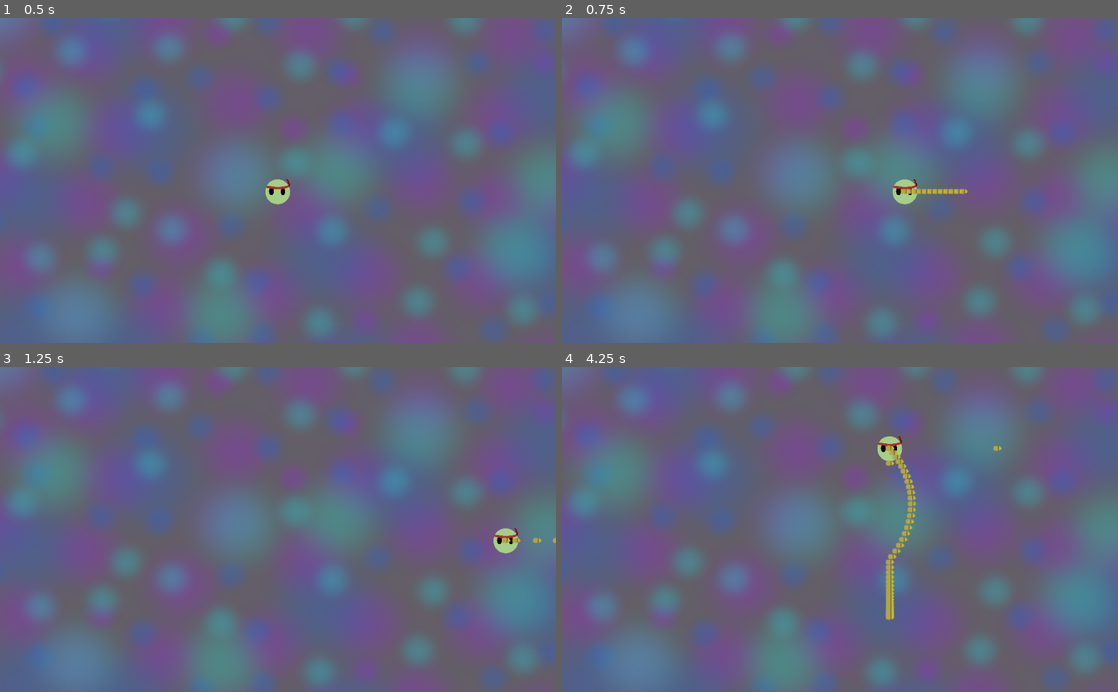
Above: before the commit, frames 1-4 (two rows, left to right).
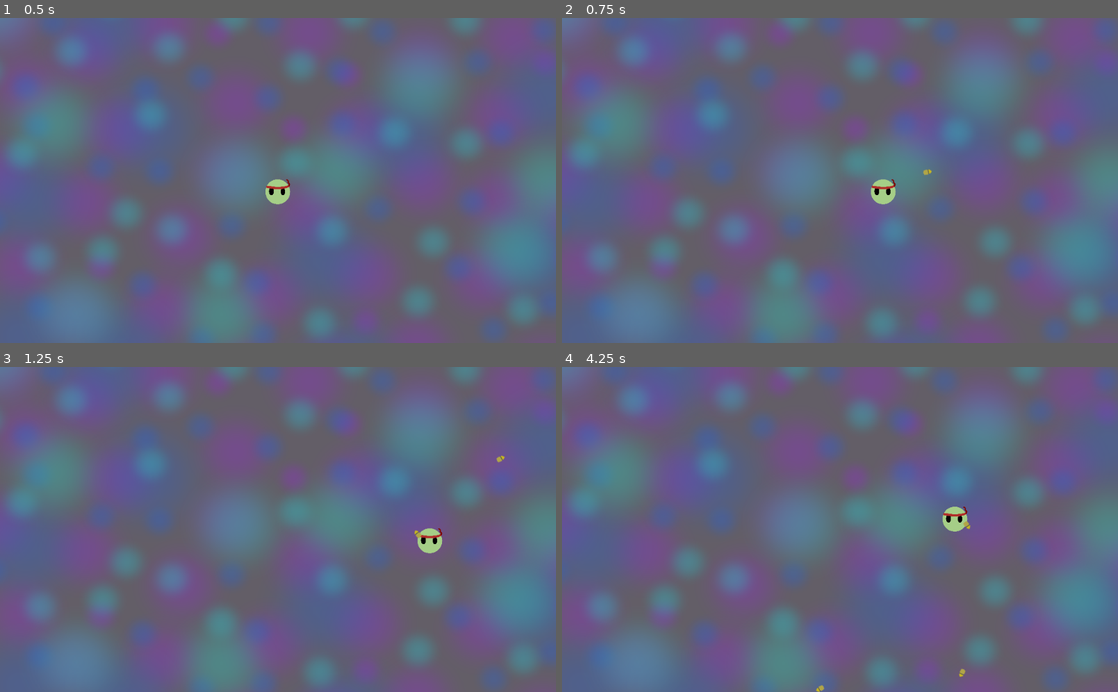
Above: after the commit, the same moments.

Repository: BobWizardLad/combo-gun
Game: Godot game, scene res://Root Scene.tscn
The game is run twice, just before and just after one commit, with the same random seed, the same clock (stepped at 60 frames per second) and the same inputs.
Inputs (mouse positions are in pixels of both pictures, inside the frame that each line leads up to):
- Up to frame 1 (0.5 s): no input
- Up to frame 2 (0.75 s): tap Enter at 0.5 s; move the mouse to (962, 164) at 0.52 s; press the mouse at (962, 164) at 0.53 s; hold D (move_right) from 0.53 s (still down)
- Up to frame 3 (1.25 s): keep holding D (move_right)
- Up to frame 4 (4.25 s): move the mouse to (728, 545) at 1.27 s; release D (move_right) at 1.28 s; release the mouse at (728, 545) at 1.28 s; hold S (move_down) 1.28-2.03 s; click (728, 545) at 1.35 s; move the mouse to (895, 458) at 2.02 s; press the mouse at (895, 458) at 2.03 s; hold D (move_right) 2.03-2.78 s; move the mouse to (812, 594) at 2.77 s; release the mouse at (812, 594) at 2.78 s; hold W (move_up) 2.78-3.53 s; click (812, 594) at 2.85 s; move the mouse to (1006, 578) at 3.52 s; press the mouse at (1006, 578) at 3.53 s; hold A (move_left) from 3.53 s (still down)

Frame 1 is identical in both runs. In frame 2, 0.7% of the frame differs, in the area x 55-73%, y 46-58%; in frame 3, 0.6%; in frame 4, 1.3%, in the area x 45-80%, y 21-100%.

Commit message:
Cleaned Bullet Play
Bullets work as intended. There is a cooldown on how fast bullets will move and bullets will point in the correct direction of fire. Bullets were a child of the player node, this is also fixed.

Diff:
--- a/Bullet.gd
+++ b/Bullet.gd
@@ -1,24 +1,14 @@
-extends KinematicBody2D
+extends "res://Entity.gd"
 
 # Character Variables
-var speed = 600
-var lifespan = 600
-var screen_size
-var velocity = Vector2()
+var lifespan = 100
 
 # Called when the node enters the scene tree for the first time.
-func _ready():
-	screen_size = get_viewport_rect().size
-
+#func _ready():
+#	pass
 
 # Called every frame. 'delta' is the elapsed time since the previous frame.
 func _process(delta):
 	if(lifespan <= 0):
 		queue_free()
-	velocity = velocity.normalized() * speed
-
-	position += velocity * delta
-	position.x = clamp(position.x, 0, screen_size.x)
-	position.y = clamp(position.y, 0, screen_size.y)
-
 	lifespan -= 1
--- a/Entity.gd
+++ b/Entity.gd
@@ -1,7 +1,7 @@
 extends KinematicBody2D
 
 # Character Variables
-var speed = 600
+var speed = 400
 var screen_size
 var velocity = Vector2()
 
@@ -15,5 +15,3 @@
 	velocity = velocity.normalized() * speed
 
 	position += velocity * delta
-	position.x = clamp(position.x, 0, screen_size.x)
-	position.y = clamp(position.y, 0, screen_size.y)
--- a/Player.gd
+++ b/Player.gd
@@ -2,6 +2,8 @@
 
 # Player Variables
 var gun = []
+var fire_rate = 20
+var cooldown = fire_rate # Frames between shots
 var amo_bag = []
 
 # Player Motion
@@ -16,25 +18,35 @@
 	if(Input.is_action_pressed("move_left")):
 		velocity.x -= 1
 
-func gun_controller():
-	# when click, get mouse pos
-	var target = get_global_mouse_position()
-	var bullet_vec = Vector2(target.x - global_position.x, target.y - global_position.y)
-
-	# summon bullet and set velocity vector towards mouse pos at velocity
+# Take in bullet target and speed, and spawn the bullet in the world
+func fire_bullet(target_vector, speed):
+	var bullet_vec = Vector2(target_vector.x - global_position.x, target_vector.y - global_position.y).normalized()
 	var bullet = KinematicBody2D.new()
 	var bullet_sprite = Sprite.new()
 	bullet_sprite.texture = load("res://bullet.png")
 	bullet.set_script(load("res://Bullet.gd"))
 	bullet.add_child(bullet_sprite)
 	bullet.velocity = bullet_vec
-	add_child(bullet)
+	bullet.speed = speed
+	bullet.position = position
+	get_parent().add_child(bullet)
+	bullet.look_at(get_global_mouse_position())
+
+func gun_controller():
+	if Input.is_action_pressed("click") and cooldown <= 0:
+		fire_bullet(get_global_mouse_position(), 900)
+		cooldown = fire_rate
+	cooldown -= 1
 
 # Called when the node enters the scene tree for the first time.
 func _ready():
 	pass
+
 # Called every frame. 'delta' is the elapsed time since the previous frame.
 func _process(delta):
 	move_input(delta)
-	if Input.is_action_pressed("click"):
-		gun_controller()
+	gun_controller()
+
+
+	position.x = clamp(position.x, 20, screen_size.x - 20)
+	position.y = clamp(position.y, 20, screen_size.y - 20)
